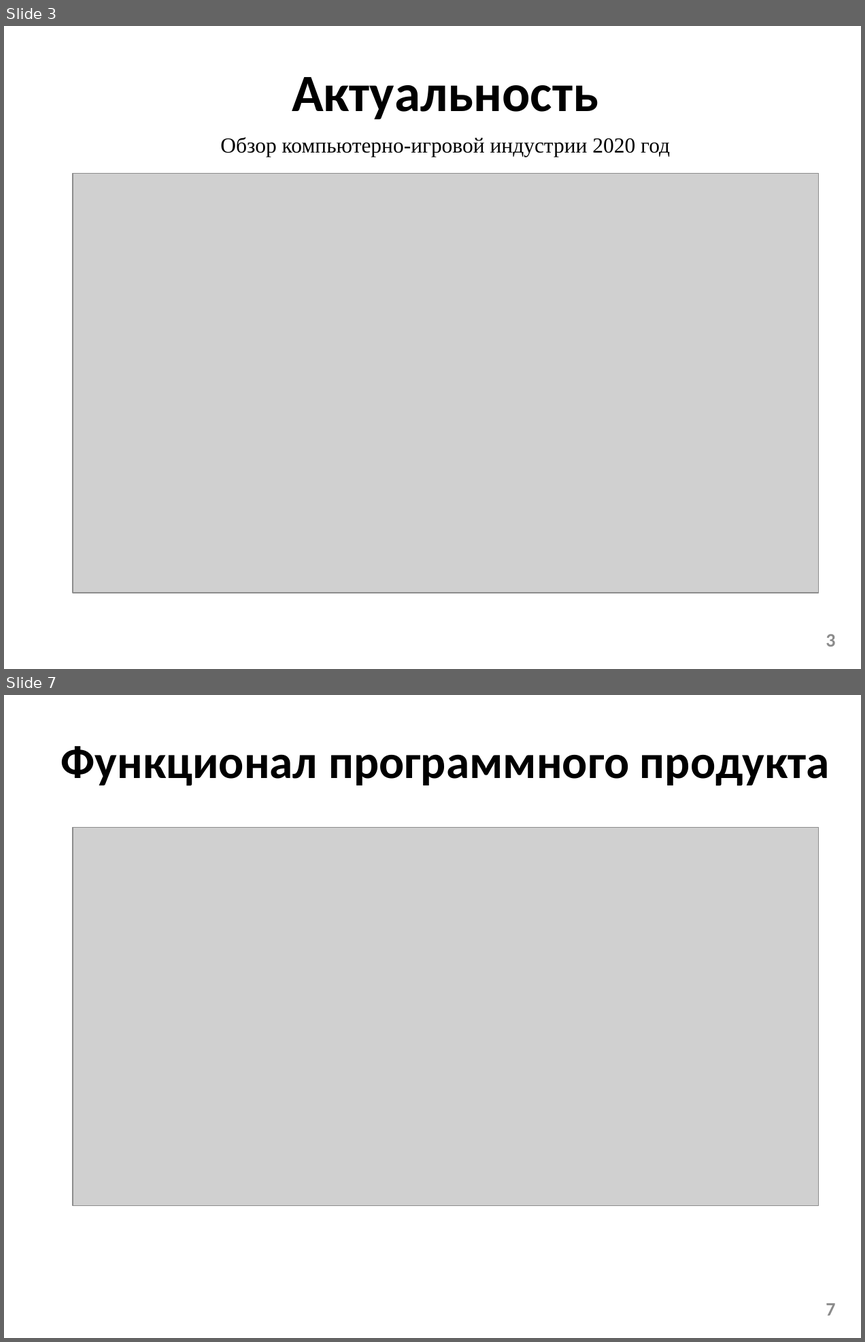
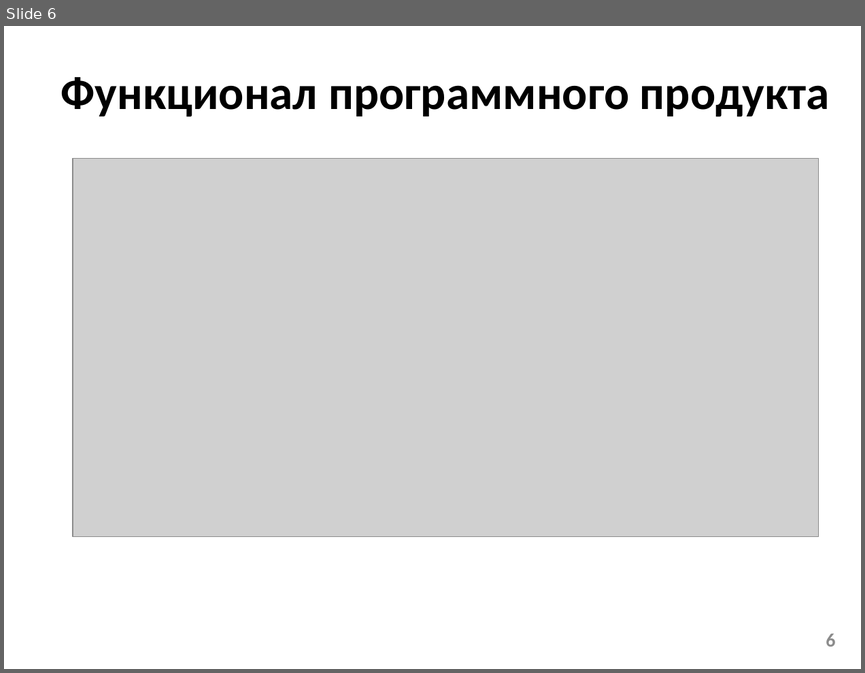
Before and after one commit to bananchill/Game-1, a slide deck: Презентация_КП_3703.pptx. Shown one above the other, each under a label of ours: slides 3 and 7 before the commit, slide 6 after it; the slides between them are not shown. The pictures are 865x1342 and 865x673 pixels, drawn with LibreOffice and Linux fonts; fonts in the diff are those of the drawing; grey boxes stand for pictures; background and template pictures are left out. Boxes give left, top, right and bottom in pixels: in the first picture for what was removed or moved away, otherwise in the second. Text is boxed around its words. In the diff, an @@ line names an element or a change of style, - is before the commit and + after.

```diff
--- a/Презентация_КП_3703.pptx
+++ b/Презентация_КП_3703.pptx
@@ slide 3 removed at [4, 26, 861, 669], background #FFFFFF @@
@@ title removed at [292, 77, 598, 119] @@
-Актуальность
@@ text removed at [220, 137, 670, 157] @@
-Обзор компьютерно-игровой индустрии 2020 год
@@ picture removed at [73, 174, 818, 592] @@
@@ page number removed at [825, 634, 835, 646] @@
-3
@@ what was slide 7 is now slide 6 @@
@@ page number at [825, 633, 835, 646]: text changed @@
-7
+6
```
Also in this commit, not shown: 3 slides changed, 2 slides added, 2 other slides removed.
